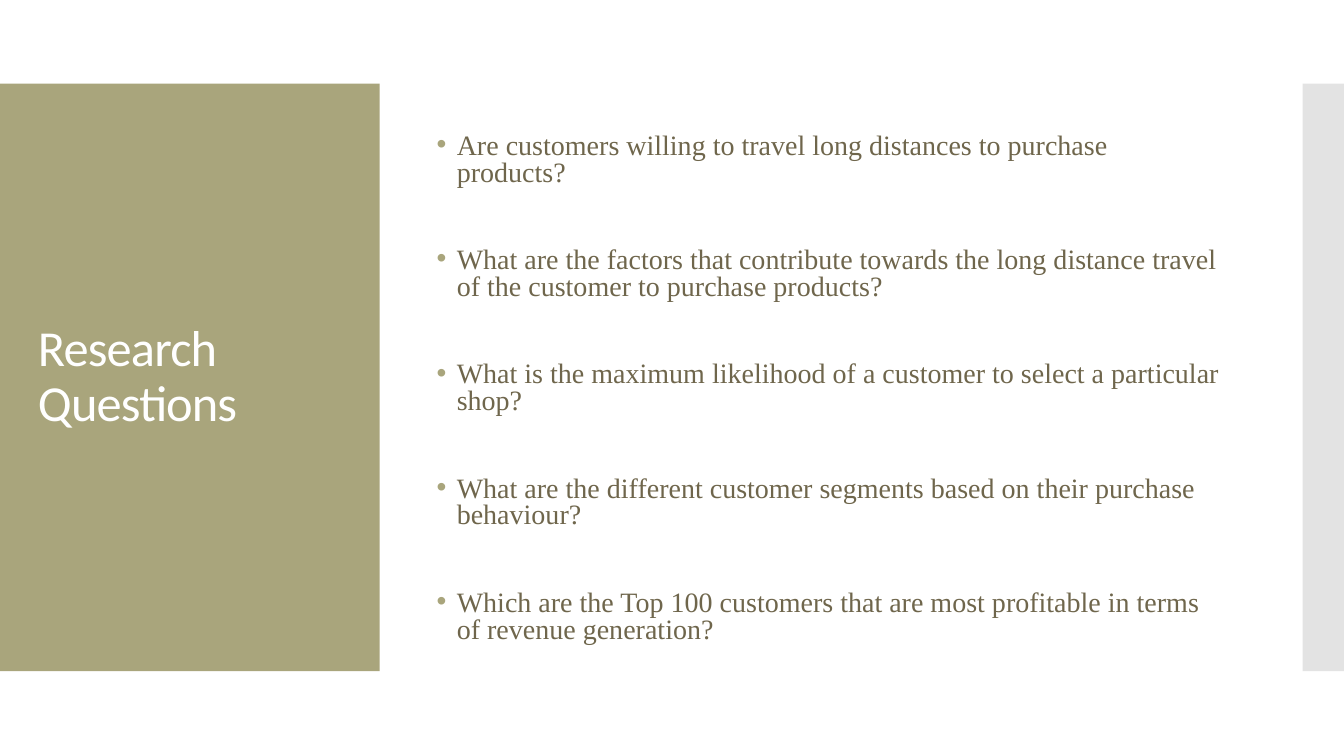
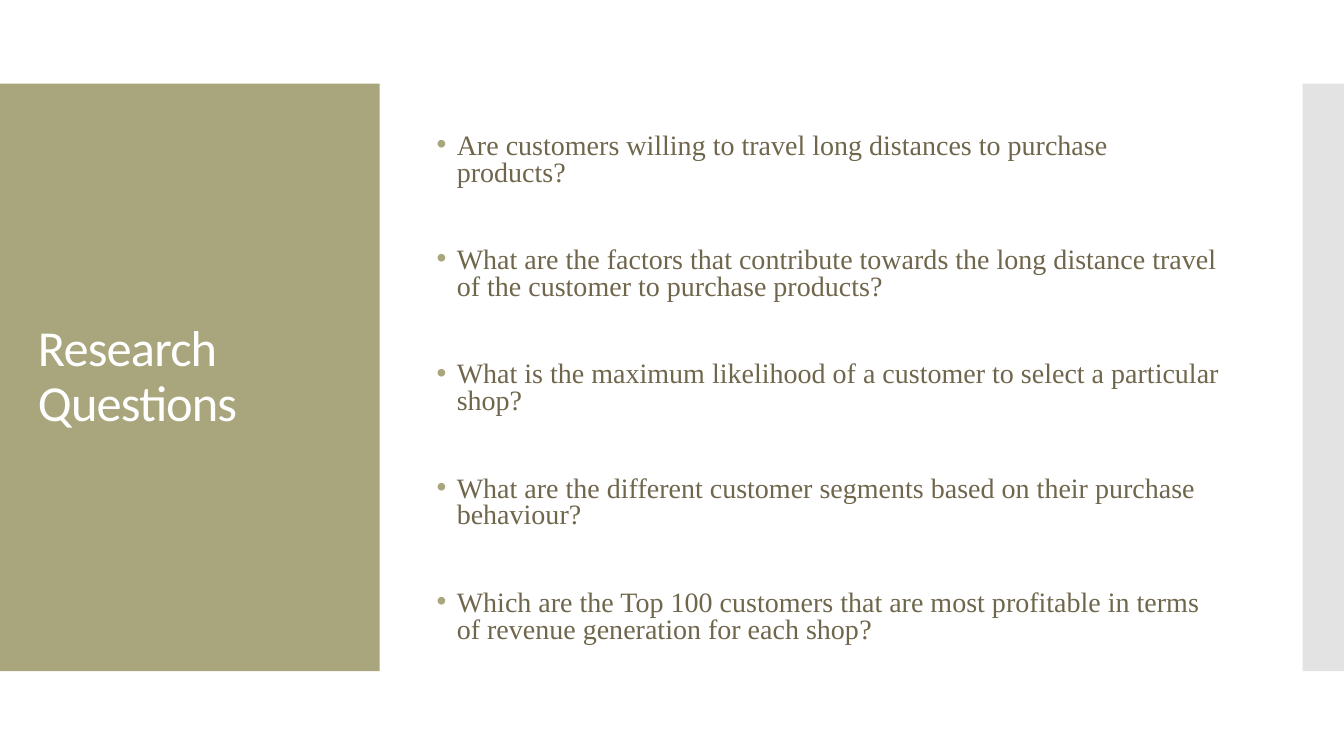
Before and after one commit to Rspawar/Data-Science-with-R, a slide deck: slide 2 of Screencast_Presentation.pptx. Drawn at 1344x756 pixels with LibreOffice and Linux fonts; fonts in the diff are those of the drawing; background and template pictures are left out. Boxes give left, top, right and bottom in pixels: in the first picture for what was removed or moved away, otherwise in the second. Text is boxed around its words. In the diff, an @@ line names an element or a change of style, - is before the commit and + after.

```diff
--- a/Screencast_Presentation.pptx
+++ b/Screencast_Presentation.pptx
@@ text at (x1=457, y1=592, x2=1199, y2=644): text changed @@
-• Which are the Top 100 customers that are most profitable in terms of revenue generation?
+• Which are the Top 100 customers that are most profitable in terms of revenue generation for each shop?
```
Also in this commit, not shown: 3 other slides changed, 2 other files.
